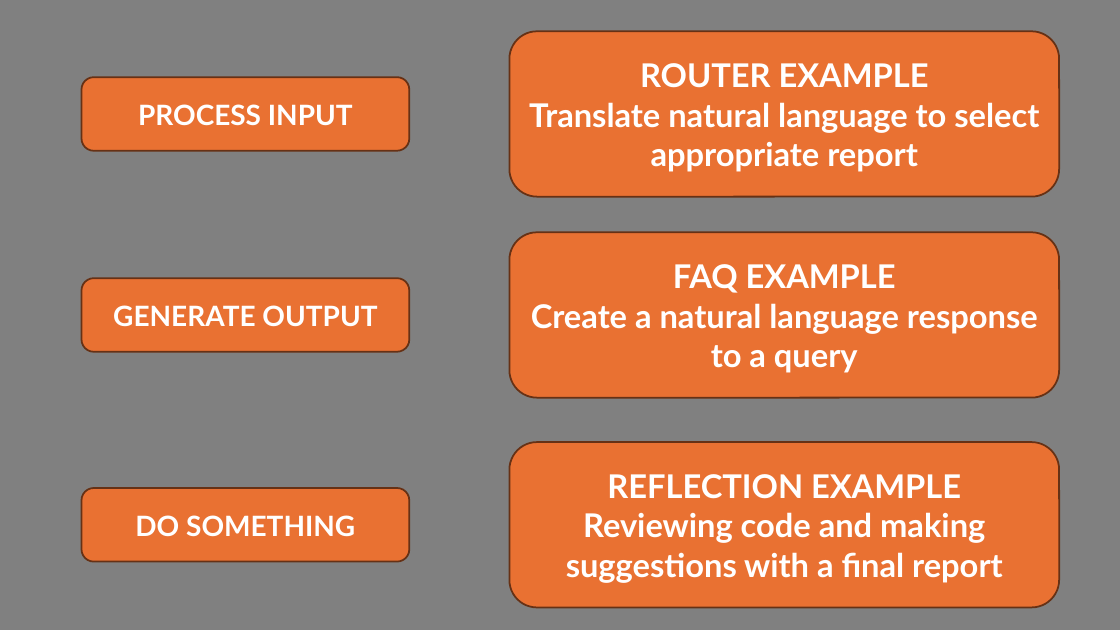
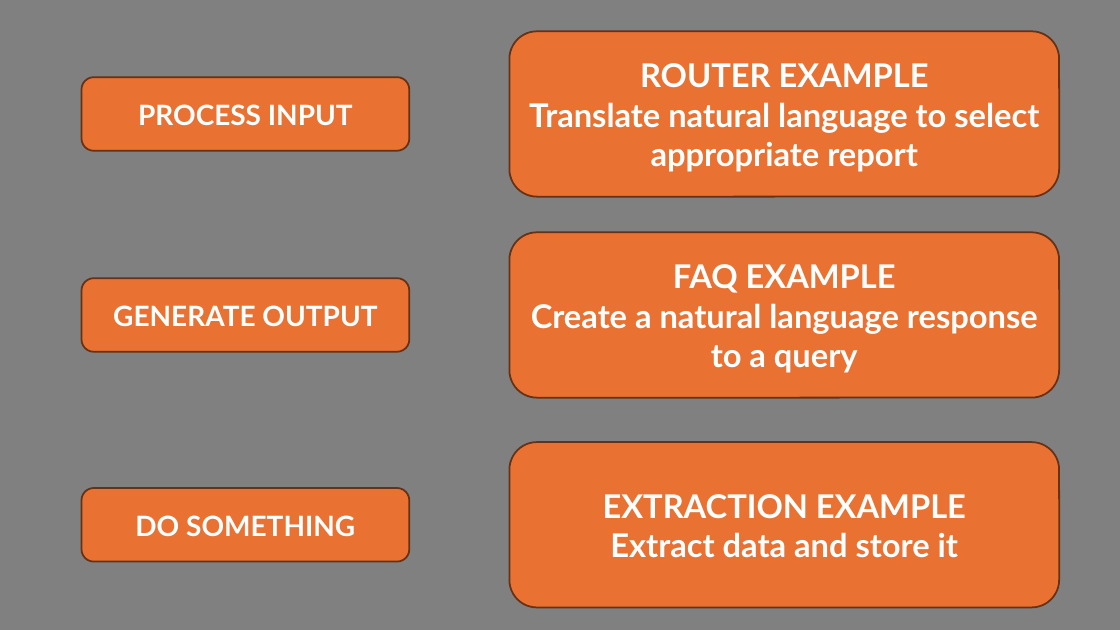
Before and after one commit to Python-Test-Engineer/btnpy, a slide deck: slide 3 of ai-agents.pptx. Drawn at 1120x630 pixels with LibreOffice and Linux fonts; fonts in the diff are those of the drawing. Boxes give left, top, right and bottom in pixels: in the first picture for what was removed or moved away, otherwise in the second. Text is boxed around its words. In the diff, an @@ line names an element or a change of style, - is before the commit and + after.

```diff
--- a/ai-agents.pptx
+++ b/ai-agents.pptx
@@ text in rounded rectangle at (603,494,966,558): text changed @@
-REFLECTION EXAMPLE
-Reviewing code and making suggestions with a final report
+EXTRACTION EXAMPLE
+Extract data and store it
```
Also in this commit, not shown: 2 other files.
